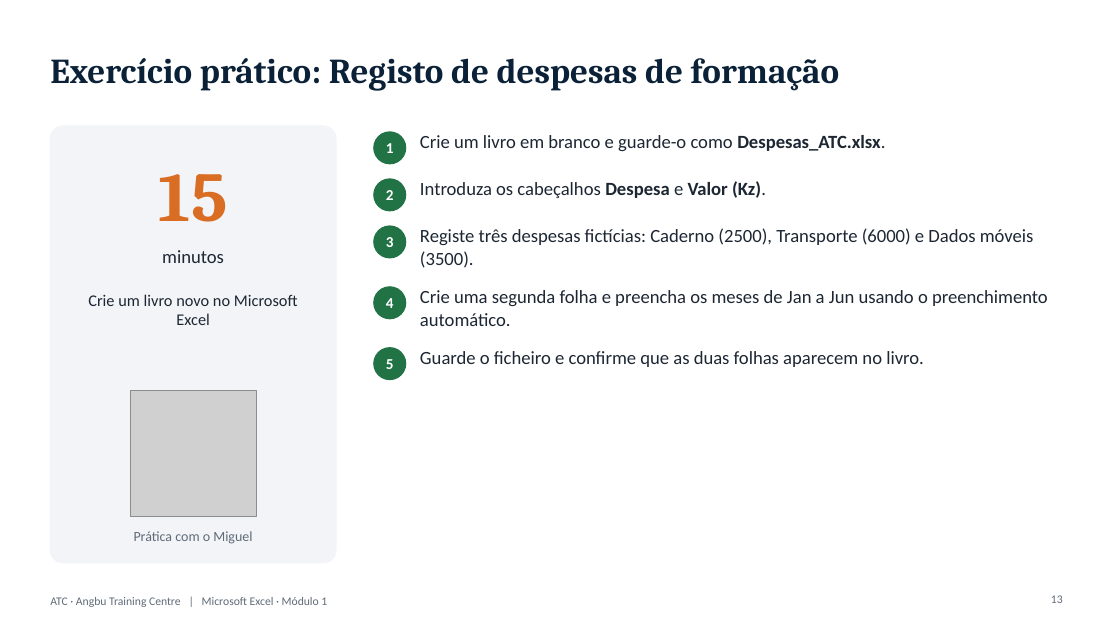
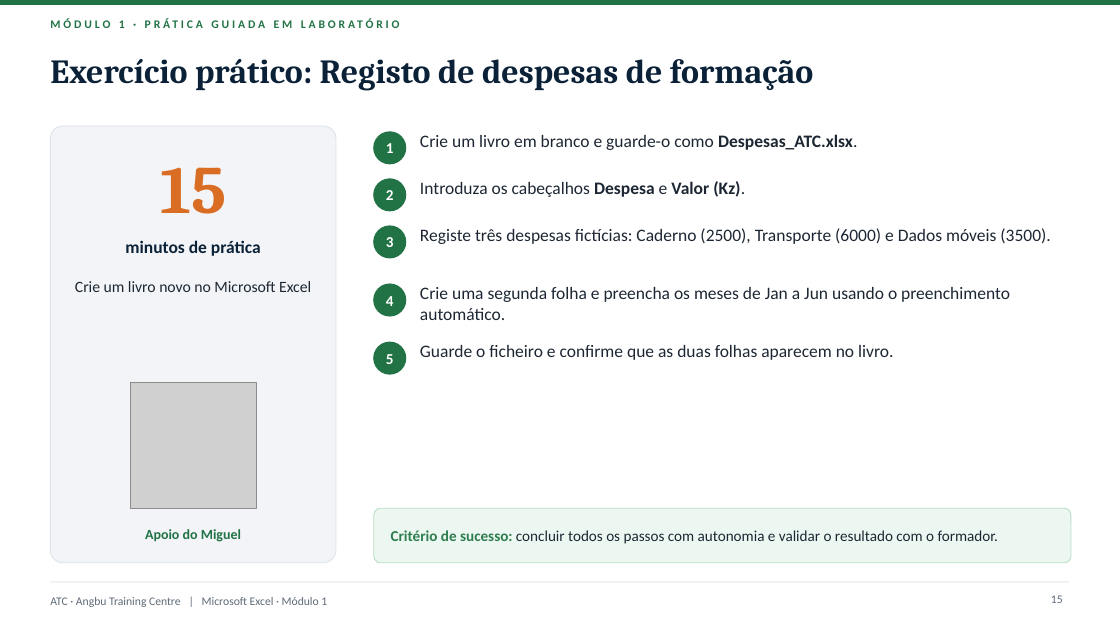
Before and after one commit to almeidaojose36/atc_lms, a slide deck: slide 15 of producao/apresentacoes/Excel_Modulo1.pptx (slide 13 before the commit). Drawn at 1120x630 pixels with LibreOffice and Linux fonts; fonts in the diff are those of the drawing; grey boxes stand for pictures; background and template pictures are left out. Boxes give left, top, right and bottom in pixels: in the first picture for what was removed or moved away, otherwise in the second. Text is boxed around its words. In the diff, an @@ line names an element or a change of style, - is before the commit and + after.

```diff
--- a/producao/apresentacoes/Excel_Modulo1.pptx
+++ b/producao/apresentacoes/Excel_Modulo1.pptx
@@ rectangle added at box(0, 0, 1120, 5), fill #217346 @@
@@ text added at box(119, 20, 125, 28), 10 pt, text #217346, bold @@
+MÓDULO 1 · PRÁTICA GUIADA EM LABORATÓRIO
@@ title "Exercício prático: Registo de despesas ..." at box(50, 59, 813, 91): size 30 to 29 pt @@
@@ text "15" at box(160, 167, 226, 214): size 60 to 58 pt @@
@@ rounded rectangle at box(50, 126, 336, 563): outline #F2F4F7 1 pt to #DCE3E9 0.75 pt @@
@@ text at box(125, 240, 261, 256): text changed; size 16 to 15 pt; text colour #1D2733 to #0B2137; bold on @@
-minutos
+minutos de prática
@@ text "Crie um livro novo no ...": place and size @@
-text "Crie um livro novo no ..." at box(88, 294, 298, 325)
+text "Crie um livro novo no ..." at box(75, 281, 311, 292)
@@ text "Crie um livro novo no ..." at box(75, 281, 311, 292): size 14 to 13.5 pt @@
@@ text "5": place and size @@
-text "5" at box(386, 359, 394, 369)
+text "5" at box(386, 354, 394, 364)
@@ ellipse: place and size @@
-ellipse at box(374, 348, 406, 380)
+ellipse at box(374, 342, 406, 374)
@@ size 16 to 15 pt in 5 elements at box(420, 134, 857, 150), box(420, 181, 745, 197), box(420, 228, 1050, 244), box(420, 287, 1010, 320), box(420, 345, 893, 360) @@
@@ picture: place and size @@
-picture at box(130, 391, 256, 517)
+picture at box(130, 382, 256, 508)
@@ rounded rectangle added at box(374, 508, 1071, 563), fill #EDF7F1, outline #B8DEC6 0.75 pt @@
@@ text at box(145, 529, 241, 542): text changed; text colour #5F6B78 to #217346; bold on @@
-Prática com o Miguel
+Apoio do Miguel
@@ text added at box(391, 530, 998, 544), 13 pt, text #1D2733 @@
+Critério de sucesso: concluir todos os passos com autonomia e validar o resultado com o formador.
@@ rectangle added at box(50, 581, 1070, 582), fill #E3E8EE @@
```
Also in this commit, not shown: 14 other slides changed, 3 slides added, 22 other files.
